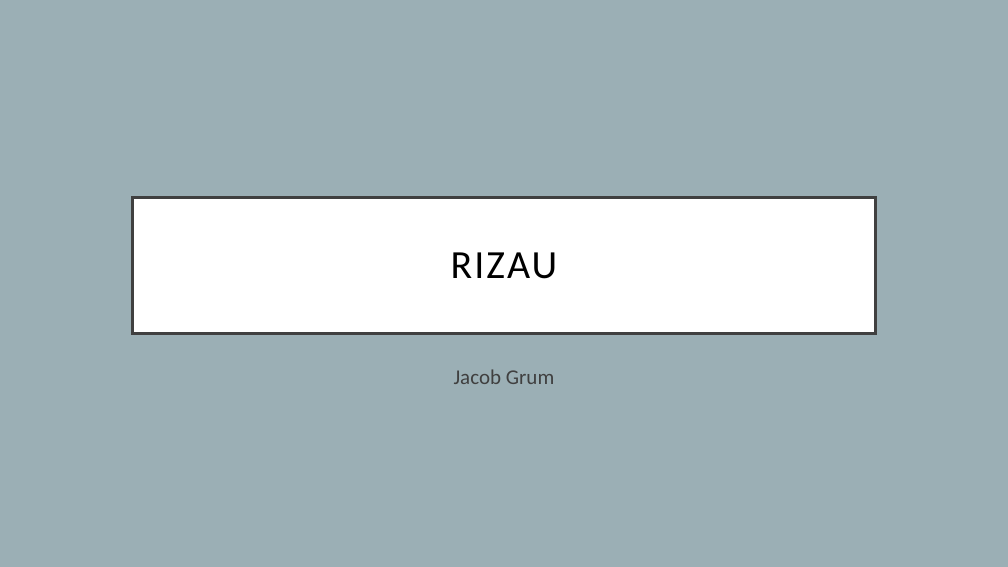
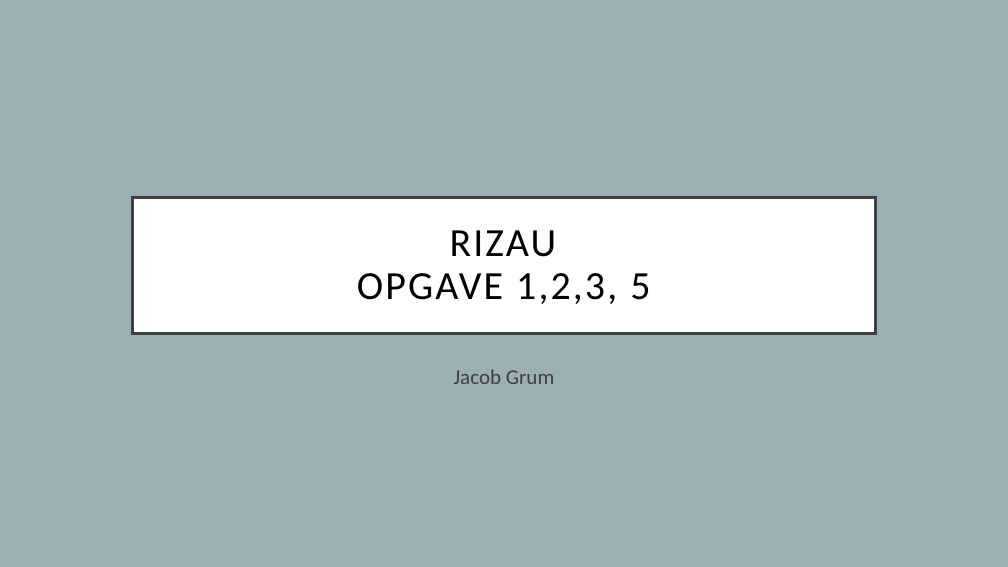
Before and after one commit to Grumlebob/JobInterviewRitzau, a slide deck: slide 1 of Ritzau.odp. Drawn at 1008x567 pixels with LibreOffice and Linux fonts; fonts in the diff are those of the drawing. Boxes give left, top, right and bottom in pixels: in the first picture for what was removed or moved away, otherwise in the second. Text is boxed around its words. In the diff, an @@ line names an element or a change of style, - is before the commit and + after.

Commit message:
opgave 1 og hyperlinks

```diff
--- a/Ritzau.odp
+++ b/Ritzau.odp
@@ title at (357,230,650,304): text changed @@
-RIZAU
+RIZAU
+OPGAVE 1,2,3, 5
```
Also in this commit, not shown: 7 other slides changed, 4 slides added, 4 other files.
